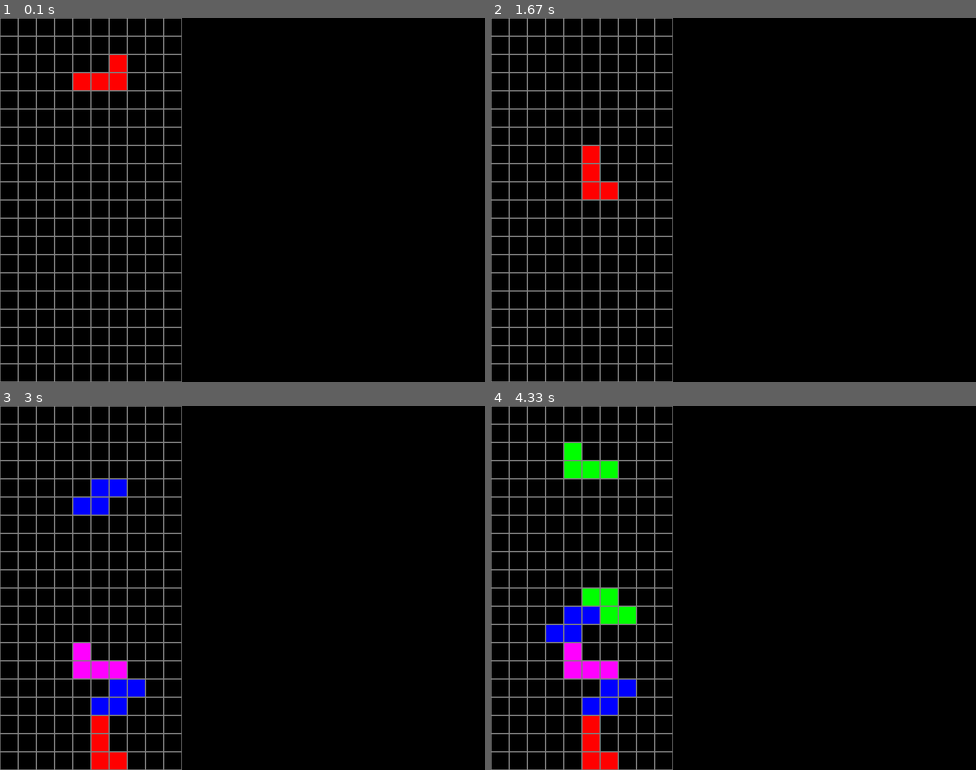
Above: before the commit, frames 1-4 (two rows, left to right).
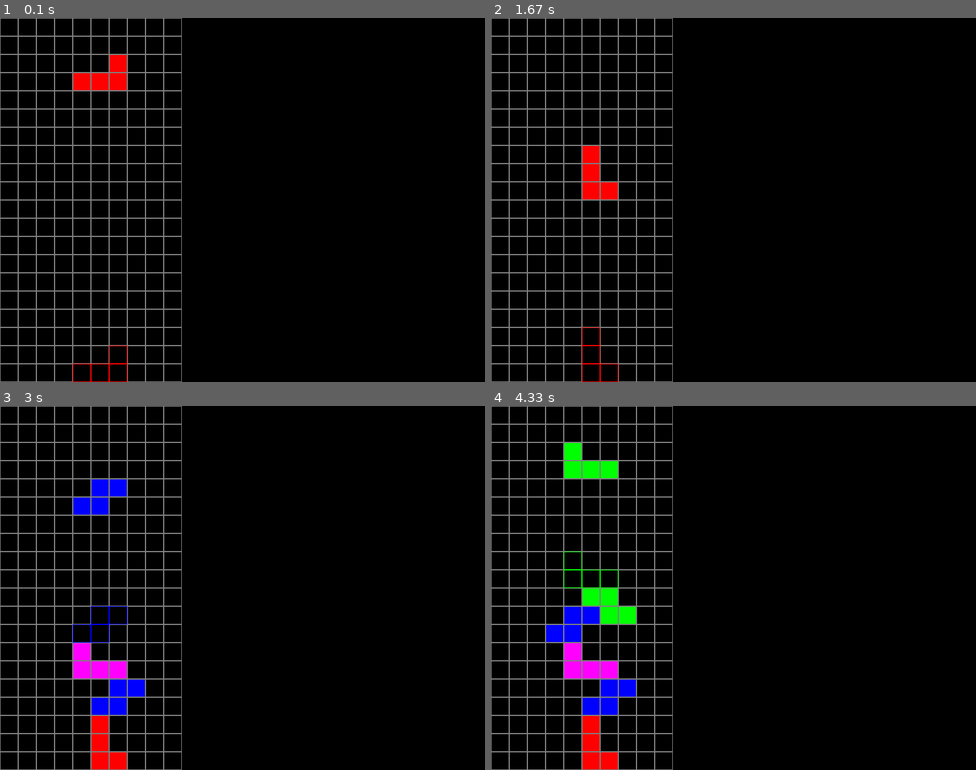
Above: after the commit, the same moments.

Repository: i0z0m/tetris-pygame
Game: pygame game, started from src/tetris_pygame/__main__.py
Two runs of this game, one before a commit and one after it. Both use one fixed random seed, a clock stepped at 60 frames per second and the inputs below.
Inputs:
- Up to frame 1 (0.1 s): no input
- Up to frame 2 (1.67 s): hold Down 0.33-0.8 s; hold Up 1.27-1.63 s; tap Space at 1.33 s
- Up to frame 3 (3 s): hold Right 1.67-2.3 s; tap Space at 1.73, 2.4 s; hold Down from 2.33 s (still down)
- Up to frame 4 (4.33 s): release Down at 3.2 s; hold Left 3.23-3.7 s; tap Space at 3.3, 3.8 s; hold Right from 3.73 s (still down)

The runs differ from the first frame. In frame 1, 0.1% of the frame differs, in the area x 15-27%, y 90-100%; in frame 2, 0.1%; in frame 3, 0.1%; in frame 4, 0.1%.

Commit message:
Implementation of a fall prediction function

Diff:
--- a/src/tetris_pygame/__main__.py
+++ b/src/tetris_pygame/__main__.py
@@ -153,10 +153,20 @@
                     pygame.draw.rect(surface, COLORS[block.color], ((block.x + col) * BLOCK_SIZE, (block.y + row) * BLOCK_SIZE, BLOCK_SIZE, BLOCK_SIZE))
                     pygame.draw.rect(surface, (128, 128, 128), ((block.x + col) * BLOCK_SIZE, (block.y + row) * BLOCK_SIZE, BLOCK_SIZE, BLOCK_SIZE), 1)
 
+    def draw_prediction_outline(self, surface, block, y_offset):
+        for row, line in enumerate(block.shape[block.rotation]):
+            for col, char in enumerate(line):
+                if char == '0':
+                    pygame.draw.rect(surface, COLORS[block.color], ((block.x + col) * BLOCK_SIZE, (block.y + row + y_offset) * BLOCK_SIZE, BLOCK_SIZE, BLOCK_SIZE), 1)
+
     def draw(self, surface):
         surface.fill((0, 0, 0))
         self.draw_grid(surface)
         self.draw_block(surface, self.current_block)
+
+        # 予測地点の描画
+        y_offset = self.predict_fall(self.current_block)
+        self.draw_prediction_outline(surface, self.current_block, y_offset)
 
     def move_block(self, direction):
         if direction == 'left':
@@ -178,6 +188,12 @@
         if full_lines:
             self.clear_lines(full_lines)
         self.current_block = self.create_new_block()
+
+    def predict_fall(self, block):
+        y_offset = 0
+        while self.is_valid_move(block, y_offset=y_offset + 1):
+            y_offset += 1
+        return y_offset
 
     def rotate_block(self):
         temp_rotation = self.current_block.rotation
